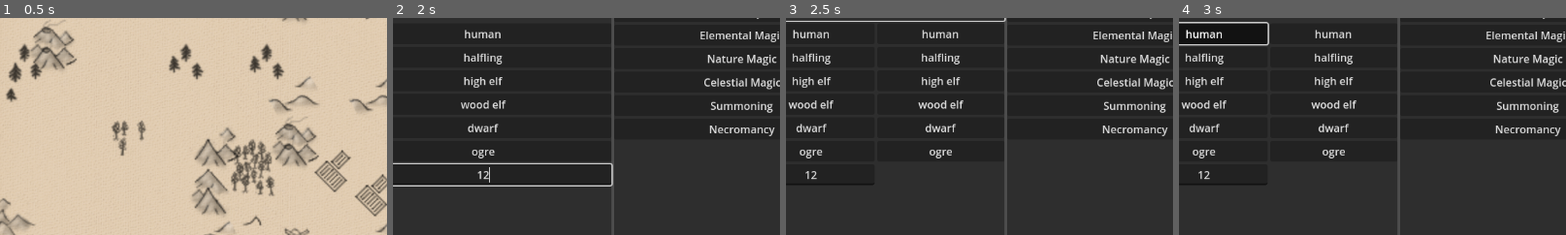
Above: before the commit, frames 1-4 (left to right).
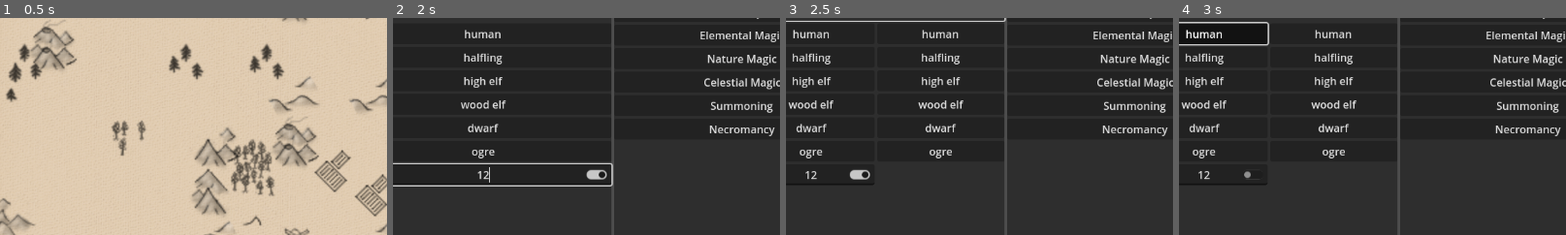
Above: after the commit, the same moments.

Repository: V-ktor/RNG-quest
Game: Godot game, scene res://gui/menu.tscn
Same seed, same stepped clock (60 frames per second), same inputs: the game is played once before the commit and once after it.
Inputs (mouse positions are % of the whole screen's width and height, from its top left):
- Up to frame 1 (0.5 s): no input
- Up to frame 2 (2 s): click "Create Character" at 0.5 s; click (17, 7) at 1.27 s; type "Alex" at 1.35 s; click (17, 18) at 1.5 s; type "12" at 1.58 s; click (17, 75) at 1.73 s; type "12" at 1.82 s
- Up to frame 3 (2.5 s): click "Hybrid race?" at 2 s
- Up to frame 4 (3 s): click "human" at 2.75 s
The pictures show only the part of the screen within x 5-55%, y 39-89%; the shares and areas given below are measured in that part.

Frame 1 is identical in both runs. In frame 2, 0.2% of the frame differs, in the area x 49-56%, y 69-75%; in frame 3, 0.2%; in frame 4, less than 0.1%.

Commit message:
Improved GUI for custom race.

Diff:
--- a/gui/new_game.gd
+++ b/gui/new_game.gd
@@ -92,6 +92,7 @@
 			if !(c is Button) || c.name==player_race:
 				continue
 			c.set_pressed_no_signal(false)
+	$HBoxContainer/VBoxContainer1/Race/VBoxContainer/HBoxContainer/Main/LineEdit/CheckButton.set_pressed_no_signal(false)
 
 func _alt_race_toggled(button_pressed: bool, race: String):
 	if !hybrid_race:
@@ -102,6 +103,7 @@
 			if !(c is Button) || c.name==player_alt_race:
 				continue
 			c.set_pressed_no_signal(false)
+	$HBoxContainer/VBoxContainer1/Race/VBoxContainer/HBoxContainer/Main/LineEdit/CheckButton.set_pressed_no_signal(false)
 
 func _set_custom_race(string: String):
 	hybrid_race = false
@@ -112,6 +114,14 @@
 		if !(c is Button):
 			continue
 		c.set_pressed_no_signal(false)
+	$HBoxContainer/VBoxContainer1/Race/VBoxContainer/HBoxContainer/Main/LineEdit/CheckButton.set_pressed_no_signal(true)
+
+func _custom_race_toggled(toggled_on: bool):
+	if toggled_on:
+		_set_custom_race($HBoxContainer/VBoxContainer1/Race/VBoxContainer/HBoxContainer/Main/LineEdit.text)
+	else:
+		player_race = ""
+		player_alt_race = ""
 
 func _vegan_toggled(button_pressed: bool):
 	player_vegan = button_pressed
@@ -172,9 +182,6 @@
 			button = $HBoxContainer/VBoxContainer3/Abilities/VBoxContainer.get_child(randi()%$HBoxContainer/VBoxContainer3/Abilities/VBoxContainer.get_child_count())
 		button.button_pressed = true
 
-	# TODO
-	pass
-
 func check_character_existance() -> bool:
 	var dir:= DirAccess.open("user://saves")
 	if dir==null || DirAccess.get_open_error()!=OK:
--- a/gui/new_game.tscn
+++ b/gui/new_game.tscn
@@ -166,6 +166,16 @@
 layout_mode = 2
 placeholder_text = "CUSTOM_RACE"
 alignment = 1
+
+[node name="CheckButton" type="CheckButton" parent="HBoxContainer/VBoxContainer1/Race/VBoxContainer/HBoxContainer/Main/LineEdit"]
+layout_mode = 1
+anchors_preset = -1
+anchor_left = 1.0
+anchor_right = 1.0
+anchor_bottom = 1.0
+offset_left = -48.0
+grow_horizontal = 2
+grow_vertical = 0
 
 [node name="Alt" type="VBoxContainer" parent="HBoxContainer/VBoxContainer1/Race/VBoxContainer/HBoxContainer"]
 visible = false
@@ -423,6 +433,7 @@
 [connection signal="toggled" from="HBoxContainer/VBoxContainer1/Race/VBoxContainer/HBoxContainer/Main/dwarf" to="." method="_race_toggled" binds= ["dwarf"]]
 [connection signal="toggled" from="HBoxContainer/VBoxContainer1/Race/VBoxContainer/HBoxContainer/Main/ogre" to="." method="_race_toggled" binds= ["ogre"]]
 [connection signal="text_changed" from="HBoxContainer/VBoxContainer1/Race/VBoxContainer/HBoxContainer/Main/LineEdit" to="." method="_set_custom_race"]
+[connection signal="toggled" from="HBoxContainer/VBoxContainer1/Race/VBoxContainer/HBoxContainer/Main/LineEdit/CheckButton" to="." method="_custom_race_toggled"]
 [connection signal="toggled" from="HBoxContainer/VBoxContainer1/Race/VBoxContainer/HBoxContainer/Alt/human" to="." method="_alt_race_toggled" binds= ["human"]]
 [connection signal="toggled" from="HBoxContainer/VBoxContainer1/Race/VBoxContainer/HBoxContainer/Alt/halfling" to="." method="_alt_race_toggled" binds= ["halfling"]]
 [connection signal="toggled" from="HBoxContainer/VBoxContainer1/Race/VBoxContainer/HBoxContainer/Alt/high_elf" to="." method="_alt_race_toggled" binds= ["high_elf"]]
